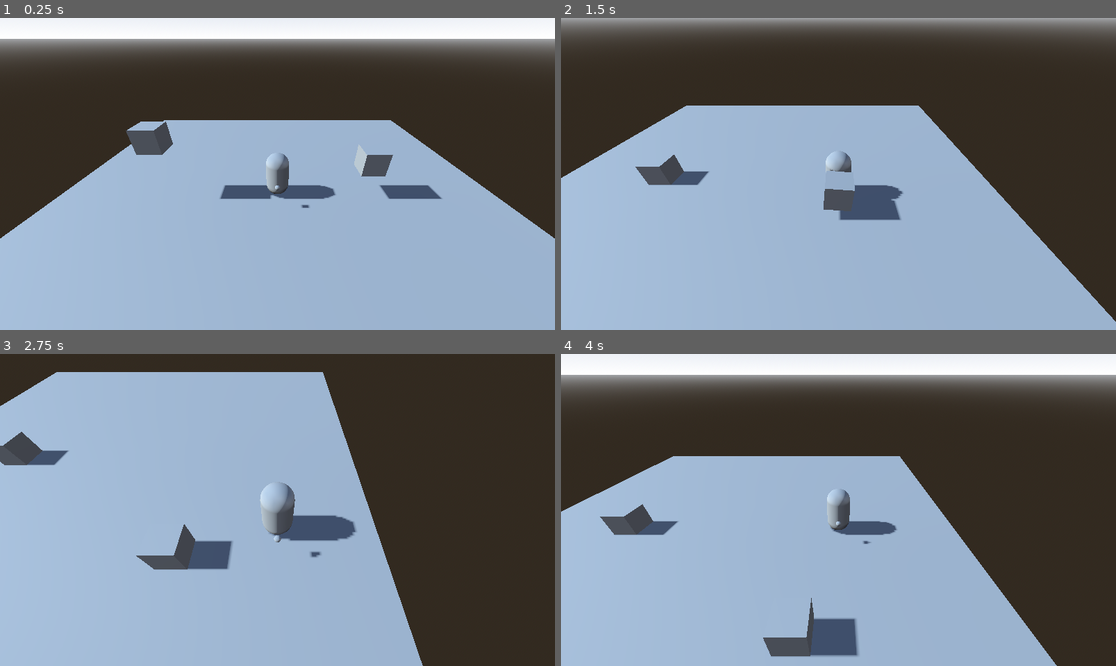
Above: before the commit, frames 1-4 (two rows, left to right).
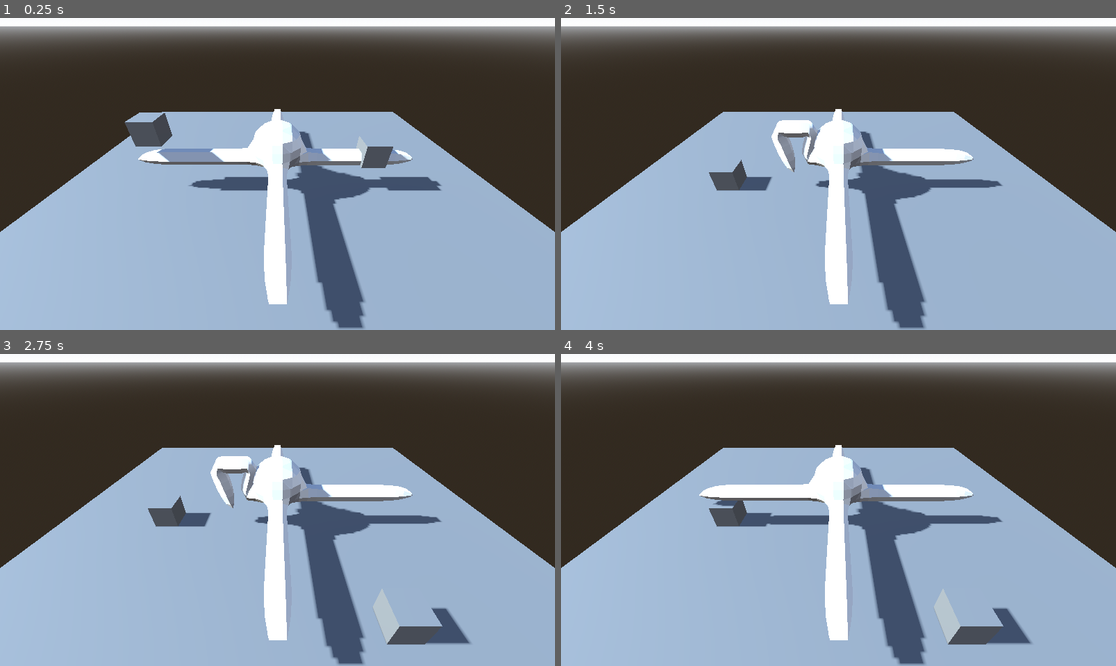
Above: after the commit, the same moments.

Repository: PandaRetro/Y13-DT-Internal
Game: Godot game, scene res://_.tscn/Main.tscn
Two runs of this game, one before a commit and one after it. Both use one fixed random seed, a clock stepped at 60 frames per second and the inputs below. The project has no main scene, so this scene is started directly.
Inputs:
- Up to frame 1 (0.25 s): no input
- Up to frame 2 (1.5 s): tap Enter (ui_accept) at 0.5, 0.77 s; hold Right (ui_right) 0.53-1.28 s; tap E (Pick_up) at 0.6, 1.35 s; hold Down (ui_down) from 1.28 s (still down)
- Up to frame 3 (2.75 s): tap Enter (ui_accept) at 1.52 s; release Down (ui_down) at 2.03 s; hold Right (ui_right) from 2.03 s (still down); tap E (Pick_up) at 2.1 s
- Up to frame 4 (4 s): release Right (ui_right) at 2.78 s; hold Up (ui_up) 2.78-3.53 s; tap E (Pick_up) at 2.85, 3.6 s; tap Enter (ui_accept) at 3.02, 3.77 s; hold Left (ui_left) from 3.53 s (still down)

The runs differ from the first frame. In frame 1, 21% of the frame differs, in the area x 0-100%, y 2-100%; in frame 2, 27%; in frame 3, 53%, in the area x 0-100%, y 0-100%; in frame 4, 37%.

Commit message:
First try at limb rotation

Diff:
--- a/1.Protoype/_.gd/Camera.gd
+++ b/1.Protoype/_.gd/Camera.gd
@@ -9,8 +9,9 @@
 
 # Called every frame. 'delta' is the elapsed time since the previous frame.
 func _process(delta):
-	self.position.x = char.position.x
-	var z = self.position.z - char.position.z
-	var y = self.position.y - char.position.y
-	var angle = atan(z/y)
-	self.rotation.x = -((PI/2) - angle)
+	#self.position.x = char.position.x
+	#var z = self.position.z - char.position.z
+	#var y = self.position.y - char.position.y
+	#var angle = atan(z/y)
+	#self.rotation.x = -((PI/2) - angle)
+	pass
--- a/1.Protoype/_.gd/octopus.gd
+++ b/1.Protoype/_.gd/octopus.gd
@@ -1,11 +1,41 @@
 extends Node3D
 
 
+const BONE_LEN = 14.0
+
+@onready var skel = $Armature/Skeleton3D
+var angle
+var dist = 42.0
+
 # Called when the node enters the scene tree for the first time.
 func _ready():
-	var list = $Armature/Skeleton3D.get_bone_children(1)
+	var list = $Armature/Skeleton3D.find_bone("Bone.003")
 	print(list)
+	print($Armature/Skeleton3D.get_bone_pose_rotation(list))
 
 # Called every frame. 'delta' is the elapsed time since the previous frame.
 func _process(delta):
-	pass
+	if dist < 42 and dist > 0:
+		angle = 2 * acos(BONE_LEN/dist)
+	else:
+		angle = 0
+
+
+	skel.set_bone_pose_rotation(2, Quaternion(angle/2, 0, 0, 1))
+	skel.set_bone_pose_rotation(3, Quaternion(-angle/2, 0, 0, 1))
+	skel.set_bone_pose_rotation(4, Quaternion(-angle/2, 0, 0, 1))
+
+	if Input.is_action_just_pressed("ui_up"):
+		dist += 1
+		print(dist)
+
+	if Input.is_action_just_pressed("ui_down"):
+		dist -= 1
+		print(dist)
+
+	if Input.is_action_just_pressed("ui_left"):
+		print(BONE_LEN)
+		print(dist)
+		print(BONE_LEN/dist)
+		print(acos(BONE_LEN/dist))
+		print(angle)
--- a/1.Protoype/_.tscn/Main.tscn
+++ b/1.Protoype/_.tscn/Main.tscn
@@ -1,9 +1,10 @@
-[gd_scene load_steps=5 format=3 uid="uid://bfb5e5becoh43"]
+[gd_scene load_steps=6 format=3 uid="uid://bfb5e5becoh43"]
 
 [ext_resource type="PackedScene" uid="uid://rdq785qj3j83" path="res://_.tscn/Tester.tscn" id="1_oeoo6"]
 [ext_resource type="PackedScene" uid="uid://c5vqk6svfw6u1" path="res://_.tscn/Box.tscn" id="2_2j2jc"]
 [ext_resource type="PackedScene" uid="uid://b68wfgq5lc53h" path="res://_.tscn/Test_dude.tscn" id="2_kw8o0"]
 [ext_resource type="Script" path="res://_.gd/Camera.gd" id="4_xyykv"]
+[ext_resource type="PackedScene" uid="uid://dt3oej4txgn07" path="res://_.tscn/octopus.tscn" id="5_cq356"]
 
 [node name="Main" type="Node3D"]
 
@@ -25,7 +26,11 @@
 
 [node name="CharacterBody3D" parent="Entities" instance=ExtResource("2_kw8o0")]
 transform = Transform3D(1, 0, 0, 0, 1, 0, 0, 0, 1, 0, 1.30516, 0)
+visible = false
 
 [node name="Camera3D" type="Camera3D" parent="Entities"]
 transform = Transform3D(1, 0, 0, 0, 0.809017, 0.587785, 0, -0.587785, 0.809017, 0, 6, 7.5)
 script = ExtResource("4_xyykv")
+
+[node name="Octopus" parent="." instance=ExtResource("5_cq356")]
+transform = Transform3D(-1.31134e-08, 0, 0.3, 0, 0.3, 0, -0.3, 0, -1.31134e-08, 0, 2, 0)
--- a/1.Protoype/_.tscn/octopus.tscn
+++ b/1.Protoype/_.tscn/octopus.tscn
@@ -8,15 +8,43 @@
 
 [node name="Skeleton3D" parent="Armature" index="0"]
 bones/0/position = Vector3(0.000474975, -1.84953, 0.000474975)
-bones/4/position = Vector3(0.000474975, 4.55048, 0.000474975)
-bones/4/rotation = Quaternion(0.000474975, 0.000474975, 0.000474975, 1.00048)
+bones/0/rotation = Quaternion(0.000474975, 0.000474975, 0.000474975, 1.00048)
+bones/2/rotation = Quaternion(0.000474975, 0.000474975, 0.000474975, 1.00048)
+bones/3/rotation = Quaternion(0.000474975, 0.000474975, 0.000474975, 1.00048)
+bones/4/position = Vector3(0.000474975, 4.35348, 0.000474975)
+bones/4/rotation = Quaternion(0.000474975, 0.000474975, 0.000474975, 0.707475)
+bones/6/rotation = Quaternion(0.000474975, 0.000474975, 0.000474975, 1.00048)
 bones/7/rotation = Quaternion(0.000474975, 0.000474975, 0.000474975, 1.00048)
 bones/8/rotation = Quaternion(0.000474975, 0.000474975, 0.000474975, 1.00048)
 
-[node name="BoneAttachment3D" type="BoneAttachment3D" parent="Armature/Skeleton3D" index="1"]
-transform = Transform3D(0.999998, -0.00174533, -7.62907e-11, 0, -4.37114e-08, 1, -0.00174533, -0.999998, -4.37113e-08, 0.000474975, -1.85042, -13.2583)
+[node name="BONE_4" type="BoneAttachment3D" parent="Armature/Skeleton3D" index="1"]
+transform = Transform3D(0.99999, -0.00323645, 0.00324696, -0.00323645, 0.00324696, 0.99999, -0.00324696, -0.99999, 0.00323645, -0.0119156, -1.83801, -13.0613)
 bone_name = "Bone.004"
 bone_idx = 4
-override_pose = true
 
-[node name="Node3D" type="Node3D" parent="." index="1"]
+[node name="Node3D" type="Node3D" parent="Armature/Skeleton3D/BONE_4" index="0"]
+transform = Transform3D(1, 1.86265e-09, -6.82121e-11, 0, 1, 1.86265e-09, 1.78807e-09, 0, 1, 0.019594, 6.03446, -0.0195309)
+
+[node name="BONE_8" type="BoneAttachment3D" parent="Armature/Skeleton3D" index="2"]
+transform = Transform3D(-0.00285253, -0.999992, 0.00284442, -0.00284442, 0.00285253, 0.999992, -0.999992, 0.00284442, -0.00285253, -13.2313, -1.83833, 0.0125532)
+bone_name = "Bone.008"
+bone_idx = 8
+
+[node name="Node3D" type="Node3D" parent="Armature/Skeleton3D/BONE_8" index="0"]
+transform = Transform3D(1, 1.39698e-09, 0, -1.39698e-09, 1, 2.68847e-09, 1.39698e-09, -1.01863e-10, 1, 0.0151935, 5.32629, -0.0151501)
+
+[node name="BONE_12" type="BoneAttachment3D" parent="Armature/Skeleton3D" index="3"]
+transform = Transform3D(-1, 0, 0, 0, 0, 1, 0, 1, 0, 0, -1.8509, 12.8068)
+bone_name = "Bone.012"
+bone_idx = 12
+
+[node name="Node3D" type="Node3D" parent="Armature/Skeleton3D/BONE_12" index="0"]
+transform = Transform3D(1, 0, 0, 0, 1, 0, 0, 0, 1, 0, 5.4012, 0)
+
+[node name="BONE_16" type="BoneAttachment3D" parent="Armature/Skeleton3D" index="4"]
+transform = Transform3D(0, 1, 0, 0, 0, 1, 1, 0, 0, 13.2712, -1.8509, 0)
+bone_name = "Bone.016"
+bone_idx = 16
+
+[node name="Node3D" type="Node3D" parent="Armature/Skeleton3D/BONE_16" index="0"]
+transform = Transform3D(1, 0, 0, 0, 1, 0, 0, 0, 1, 0, 5.11577, 0)
